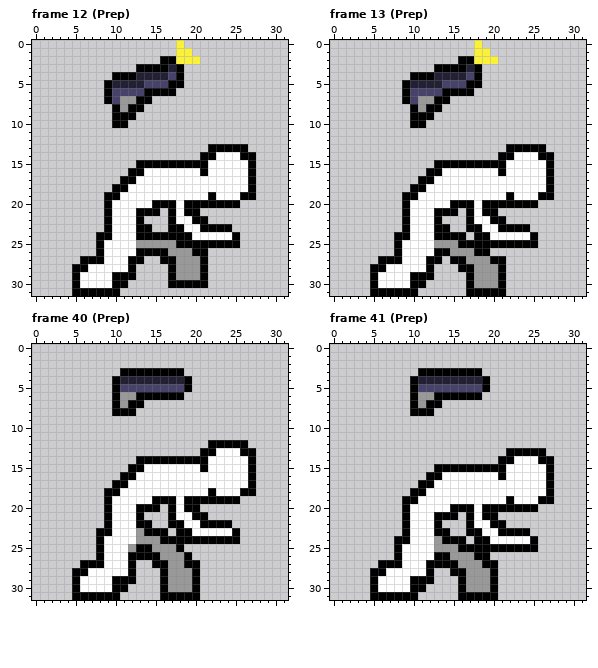
Pixel-art file: shoot/Sprites/Wrestler/Wrestler.aseprite. The picture above is the old version.
32x32 pixels, 54 frames. Shown: frame 12 (Prep), frame 13 (Prep), frame 40 (Prep), frame 41 (Prep). The commit also changed other frames, which this record leaves out.
After:
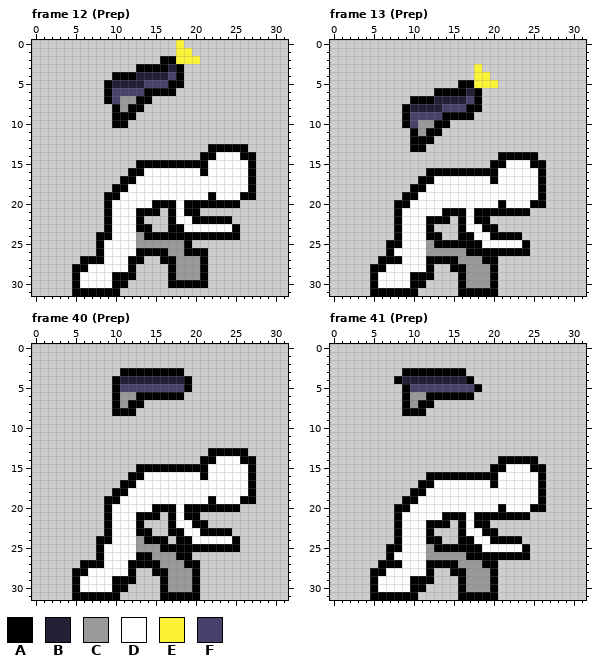
Palette (. is transparent): A #000000  B #222034  C #999999  D #ffffff  E #fbf236  F #46426c
Change:
Changed rows in their new state; - is an unchanged pixel.
Frame 12 (Prep), layer "Layer":
first column x 13:
22 ---------AAA-
23 --------DDDDA
24 C------AAAAA-
25 -----C-......
26 ------A------
Frame 13 (Prep), layer "Layer":
first column x 7:
 0 -----------.---------
 1 -----------..--------
 2 ---------.....-------
 3 ------.....E---------
 4 ---........EE--------
 5 --.......A-EEE-------
 6 --....A---BA---------
 7 --.AAABBBBFA---------
 8 --ABBBBFFFAA---------
 9 --AFFFFAAAA----------
10 --AFCCAA-------------
11 ---ACAA--------------
12 ---AAA---------------
13 ---AA----------.....-
14 ----------------AAA..
15 ------.......-----AA.
16 -------AAAAAAAD----A.
17 -------------A-----A.
18 -------------------A.
19 ---------------D----.
20 -A------DDD-DD-DDD-A-
21 -AD---D--ADA--AAAA---
22 -AD--A-A-ADAA..------
23 -AD--A..-ADDAA....---
24 --D--A-..-ADDAAAA..--
25 A----CAAA---DDDDD-.--
26 AD---CCC--A--AAAAA---
27 -------A-C--A-.------
28 --------A-C--A.------
29 ---------AC--A.------
30 ---------AC--A.------
31 ---------A----.------
Frame 40 (Prep), layer "Layer":
first column x 8:
12 --------------.....-
13 -------------.-AAA-.
14 -----........-A---A-
15 ----.-AAAAAAA-------
16 ---.-A-------A------
17 --.-A---------------
18 -.-A----------D---D-
19 --A----DDD-DDD-DDDAA
20 -----DD-A----AAAAA--
21 ------AA---A-.------
22 ------.---D-A-...---
23 .----A-..A-D-AAAA.--
24 -A----AA-.--DDDDD---
25 ----DCC-AA-AAAAAAA--
26 ----D--C--A---------
27 -----AA-C-----------
28 -------A------------
Frame 41 (Prep), layer "Layer":
first column x 8:
 3 -AA------..-
 4 ABB------A..
 5 -AF-------A.
 6 -AC-A-----.-
 7 -ACA-.------
 8 -A--.-------
first column x 7:
13 ---------------.....-
14 ----------------AAA..
15 ------.......-----AA.
16 -------AAAAAAAD----A.
17 -------------A-----A.
18 -------------------A.
19 ---------------D----.
20 -A------DDD-DD-DDD-A-
21 -AD---D--ADA--AAAA---
22 -AD--A-A-ADAA..------
23 -AD--A..-ADDAA....---
24 --D--AA..-ADDAAAA..--
25 A----CAAA---DDDDD-.--
26 AD---CCC--A--AAAAA---
